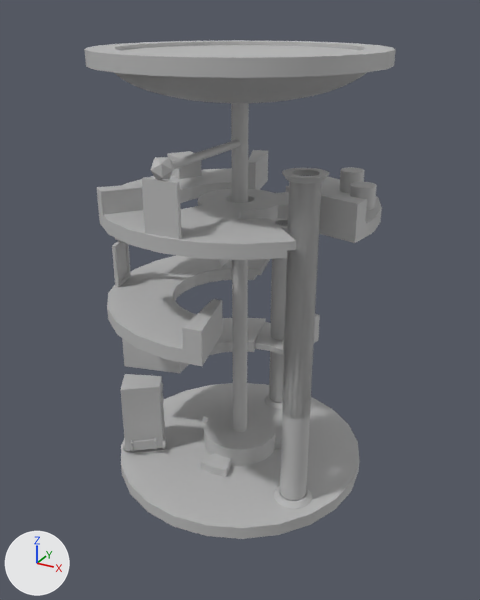
Before and after pictures for a commit that changed the FBX model OLU/Assets/Meshes/CameraLen.fbx.
Camera for both pictures: a camera (50 mm lens) standing at (14.6, -26.6, 21.9) and looking at (0.2, -0.4, 8.8). The axes (+X, +Y, +Z) are drawn at lower left. The lights are the same throughout. Where no turn or scale is listed for an object, it has been applied to the vertices.

Before the edit, the objects in view are built like this:
```python
me_mesh = bpy.data.meshes.new('Mesh')
me_mesh.from_pydata(...)  # 96 vertices, 96 faces; spans x -6.5..6.5, y -6.5..6.5, z -0.32..0.32
me_mesh.materials.append(mat_lambert1)  # grey #bcbcbc
me_mesh_008 = bpy.data.meshes.new('Mesh.008')
me_mesh_008.from_pydata(...)  # a 24-sided cylinder along z spanning x -6.5..6.5, y -6.5..6.5, z -0.32..0.32
me_mesh_008.materials.append(mat_lambert1)  # grey #bcbcbc
me_mesh_021 = bpy.data.meshes.new('Mesh.021')
me_mesh_021.from_pydata(...)  # 514 vertices, 498 faces; spans x -86.0..61.0, y -190.0..190.0, z -95.0..109.0
me_mesh_021.materials.append(mat_lambert1)  # grey #bcbcbc
ob_ceilingframe = bpy.data.objects.new('CeilingFrame', me_mesh)
ob_ceilingframe.location = (0.0, 0.0, 20.04)
ob_floor0model = bpy.data.objects.new('Floor0Model', me_mesh_008)
ob_floor0model.location = (0.0, 0.0, -0.32)
ob_stairspushhandlemodel = bpy.data.objects.new('StairsPushHandleModel', me_mesh_021)
ob_stairspushhandlemodel.parent = ob_stair9
ob_stairspushhandlemodel.location = (140.3, 209.0, 499.8)
# also in view: 'MirrorModel0' at (-5.9, -1.7, 10.1); 'LightBeam2' at (0.0, -2.9, 16.4); 'CeilingModel' at (0.0, 0.0, 19.2); 'TeleLong' at (4.3, -2.5, 8.0); 'MirrorModel1' at (0.0, -6.2, 14.8)
```
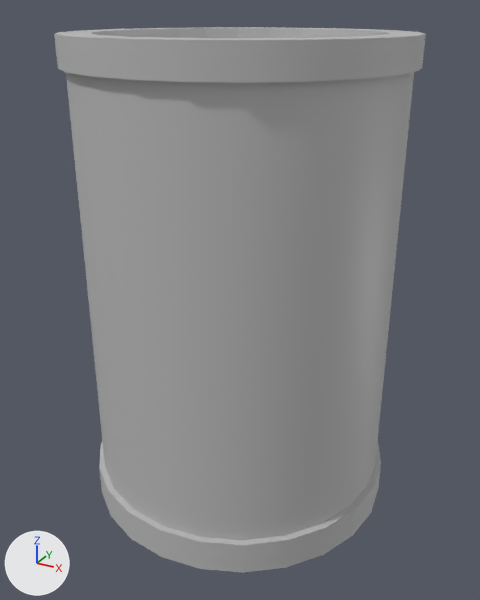
Boxes (x1, y1, x2, y2) around the edits, measured in the pictures (480 x 600 px):
'BackShellModel', added: after (66, 72, 414, 540)
'Floor0Model', mesh rescaled, moved: before (121, 383, 360, 539); after (99, 441, 381, 573)
'CeilingFrame', mesh rescaled, moved (20% wider, 46% taller): before (85, 40, 396, 78); after (54, 27, 426, 83)
'Floor3Model', unchanged, covered by the edit: before (97, 150, 382, 260)
'Floor2Model', unchanged, covered by the edit: before (107, 255, 270, 366)
'CeilingModel', unchanged, covered by the edit: before (115, 45, 366, 103)
'TeleLong', unchanged, covered by the edit: before (280, 181, 322, 501)

Diff of the bpy script that builds the scene:
```diff
--- a/OLU/Assets/Meshes/CameraLen.fbx.py
+++ b/OLU/Assets/Meshes/CameraLen.fbx.py
@@ me_mesh @@
 me_mesh.from_pydata(...)  # 96 vertices, 96 faces; spans x -6.5..6.5, y -6.5..6.5, z -0.32..0.32
 # used by ob_ceilingframe; location = (0.0, 0.0, 20.04)
+# me_mesh part 1: the whole mesh is scaled about its middle by (1.17, 1.17, 2.02)
 me_mesh.materials.append(mat_lambert1)
@@ me_mesh_008 @@
 me_mesh_008.from_pydata(...)  # 50 vertices, 72 faces; spans x -6.5..6.5, y -6.5..6.5, z -0.32..0.32
 # used by ob_floor0model; location = (0.0, 0.0, -0.32)
+# me_mesh_008 part 2: the whole mesh is scaled about its middle by (1.17, 1.17, 2.53)
 me_mesh_008.materials.append(mat_lambert1)
@@ me_mesh_048 @@
+me_mesh_048.from_pydata(...)  # 96 vertices, 96 faces; spans x -7.3..7.3, y -7.3..7.3, z -9.9..9.9
+me_mesh_048.materials.append(mat_lambert1)  # grey #bcbcbc
@@ ob_ceilingframe @@
 ob_ceilingframe = bpy.data.objects.new('CeilingFrame', me_mesh)
-ob_ceilingframe.location = (0.0, 0.0, 20.04)
+ob_ceilingframe.location = (0.0, 0.0, 20.32)
@@ ob_floor0model @@
 ob_floor0model = bpy.data.objects.new('Floor0Model', me_mesh_008)
-ob_floor0model.location = (0.0, 0.0, -0.32)
+ob_floor0model.location = (0.0, 0.0, -0.76)
@@ ob_backshellmodel @@
+ob_backshellmodel = bpy.data.objects.new('BackShellModel', me_mesh_048)
+ob_backshellmodel.location = (0.0, 0.0, 9.84)
```
